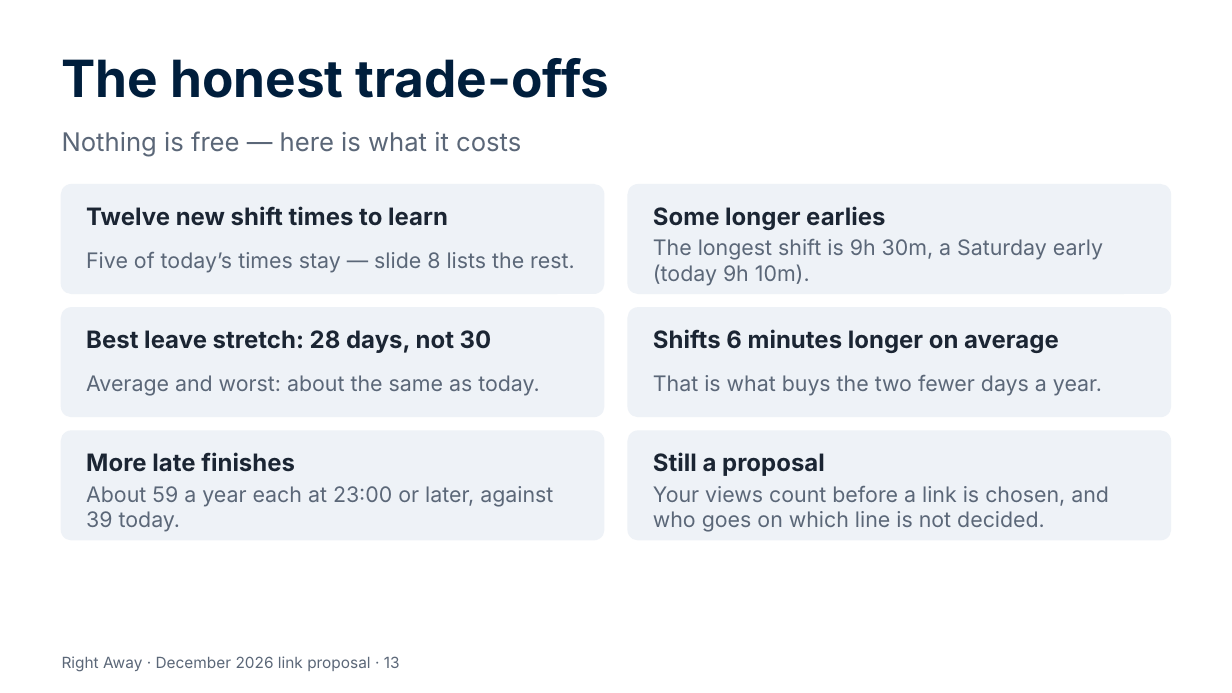
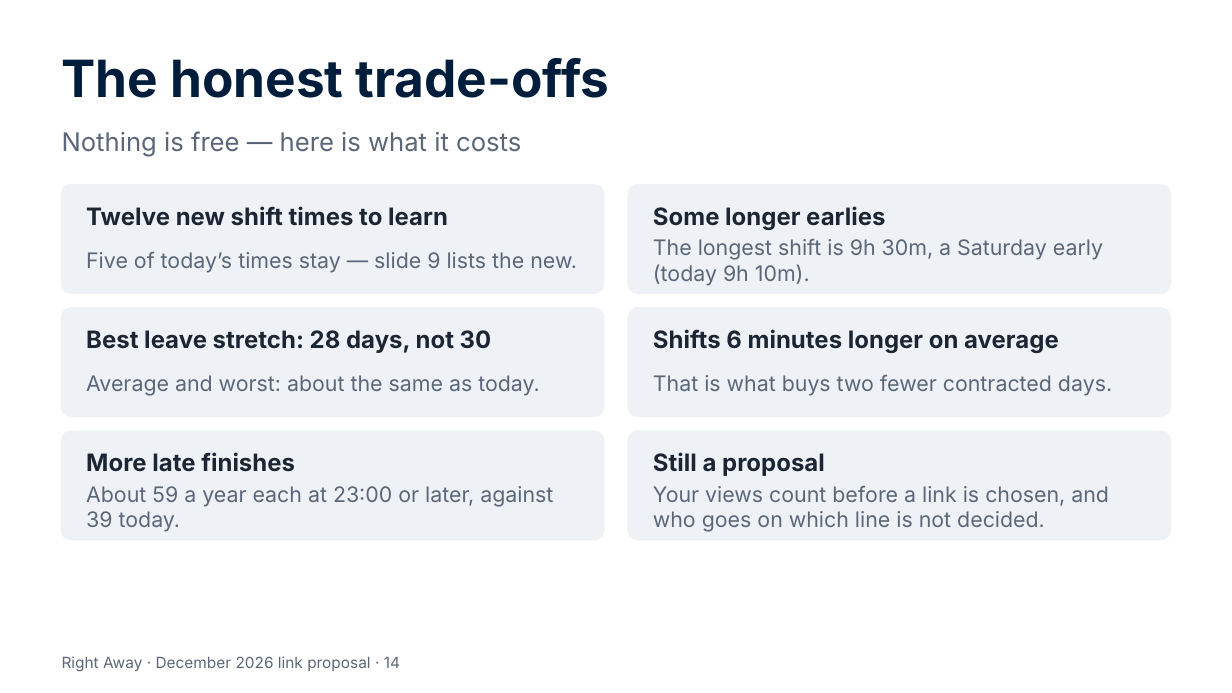
Before and after one commit to Garethdavidmiller/roster-app, a slide deck: slide 14 of docs/proposals/presentations/Right-Away-for-colleagues.pptx (slide 13 before the commit). Drawn at 1232x693 pixels with LibreOffice and Linux fonts; fonts in the diff are those of the drawing. Boxes give left, top, right and bottom in pixels: in the first picture for what was removed or moved away, otherwise in the second. Text is boxed around its words. In the diff, an @@ line names an element or a change of style, - is before the commit and + after.

```diff
--- a/docs/proposals/presentations/Right-Away-for-colleagues.pptx
+++ b/docs/proposals/presentations/Right-Away-for-colleagues.pptx
@@ text at box(86, 252, 577, 273): text changed @@
-Five of today’s times stay — slide 8 lists the rest.
+Five of today’s times stay — slide 9 lists the new.
@@ text at box(653, 375, 1112, 396): text changed @@
-That is what buys the two fewer days a year.
+That is what buys two fewer contracted days.
@@ text at box(62, 656, 400, 672): text changed @@
-Right Away · December 2026 link proposal · 13
+Right Away · December 2026 link proposal · 14
```
Also in this commit, not shown: 9 other slides changed, 1 slide added, 19 other files.
